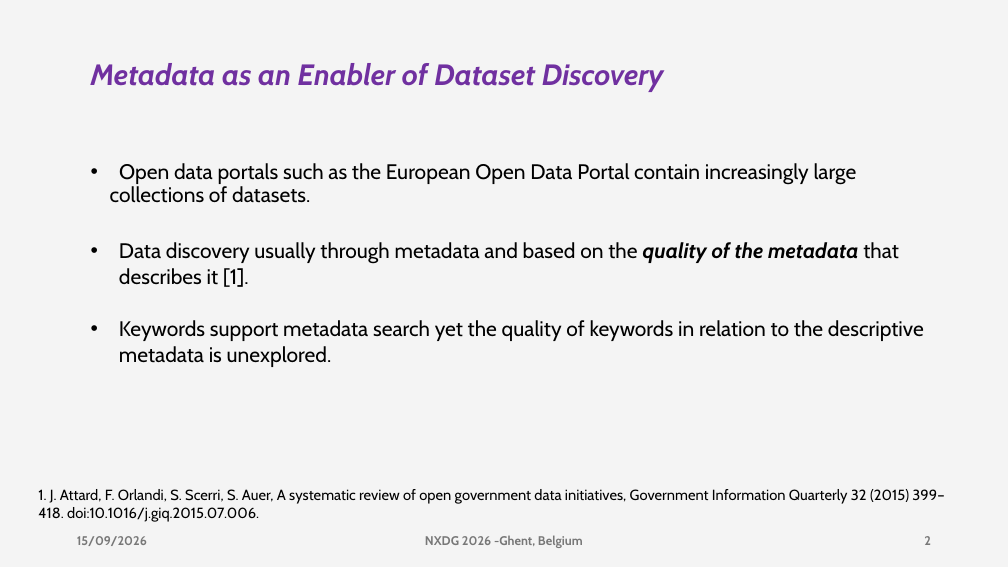
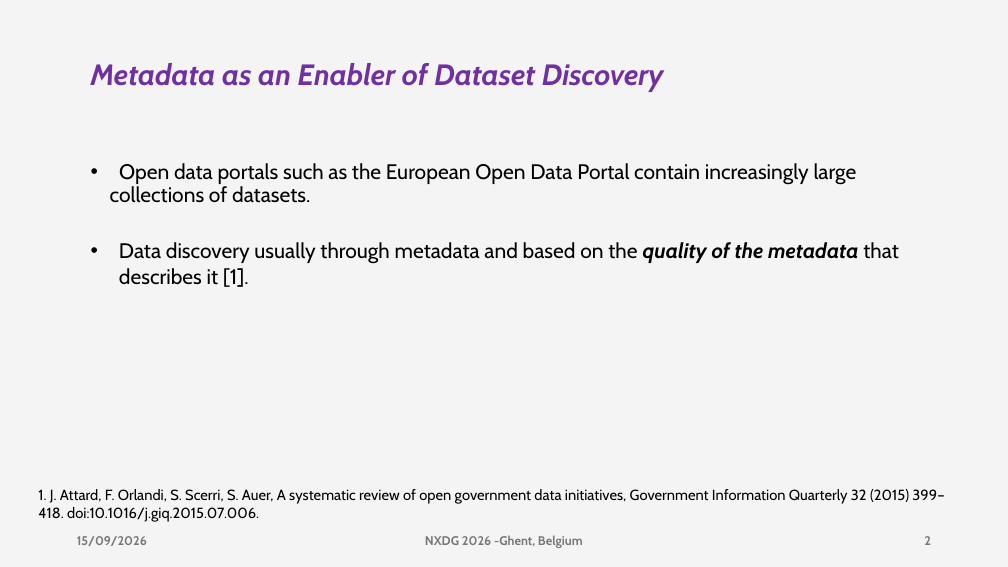
Before and after one commit to DeperiasKerre/deperiaskerre.github.io, a slide deck: slide 2 of slides/nxdg_2026_Deperias.pptx. Drawn at 1008x567 pixels with LibreOffice and Linux fonts; fonts in the diff are those of the drawing. Boxes give left, top, right and bottom in pixels: in the first picture for what was removed or moved away, otherwise in the second. Text is boxed around its words. In the diff, an @@ line names an element or a change of style, - is before the commit and + after.

```diff
--- a/slides/nxdg_2026_Deperias.pptx
+++ b/slides/nxdg_2026_Deperias.pptx
@@ text removed at [119, 320, 924, 367] @@
-• Keywords support metadata search yet the quality of keywords in relation to the descriptive metadata is unexplored.
```
Also in this commit, not shown: 7 other slides changed.
